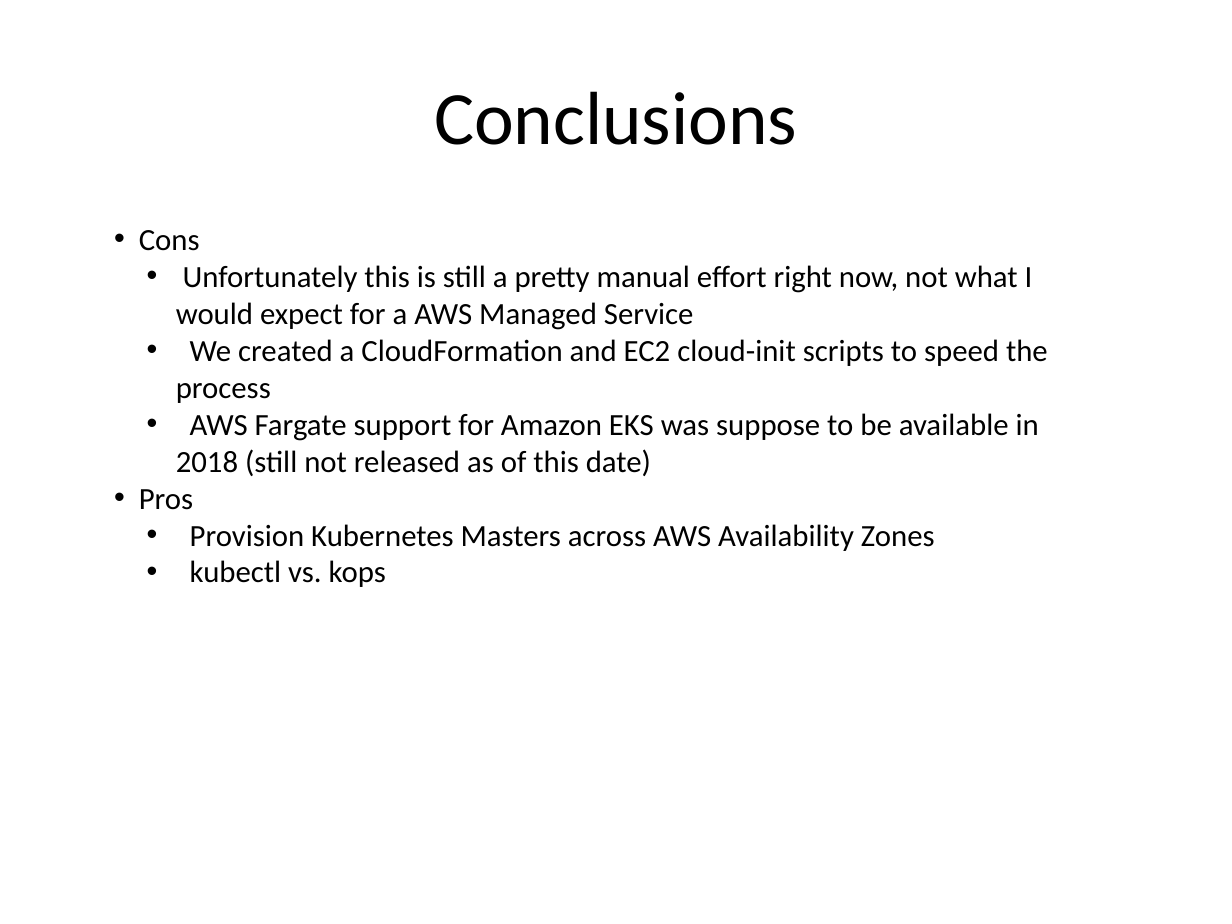
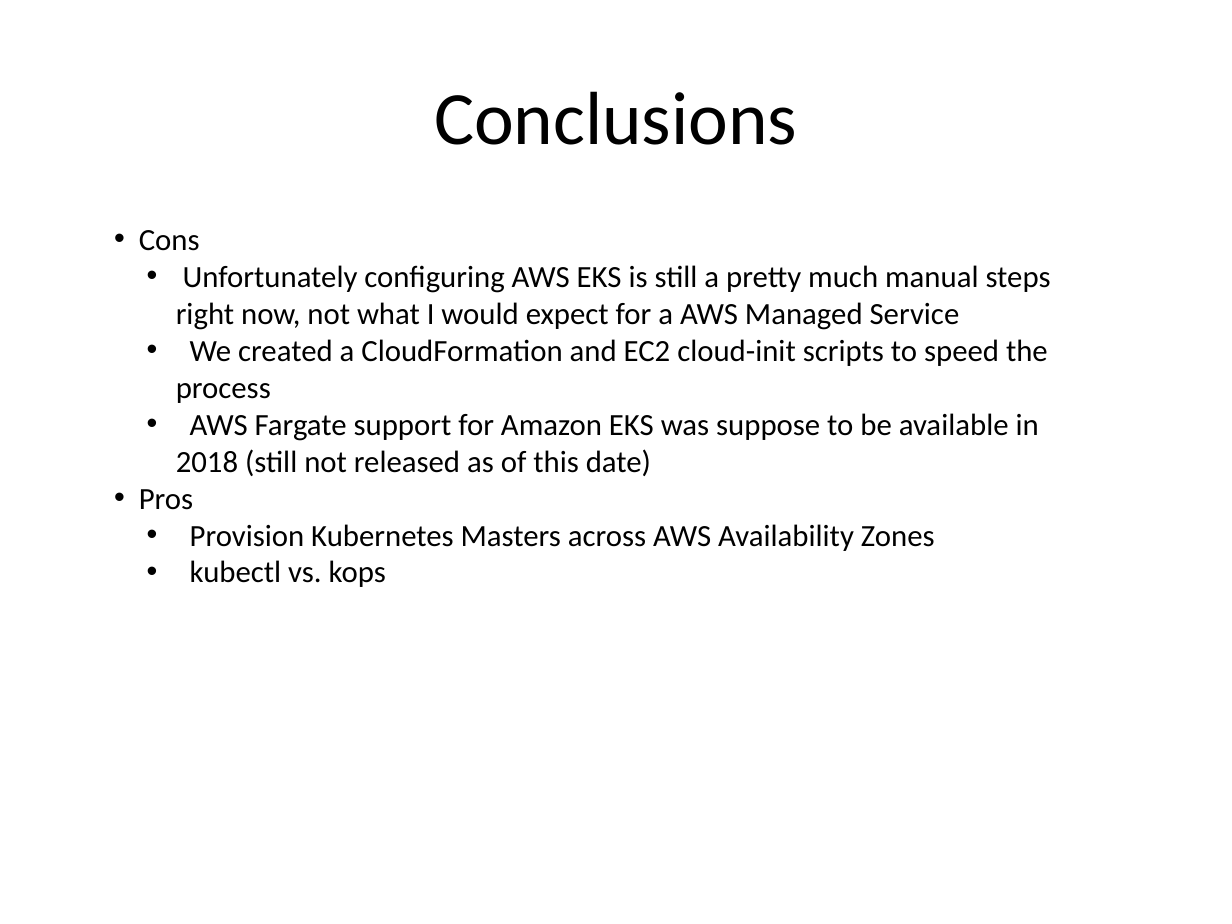
Before and after one commit to kskalvar/aws-eks-cluster-quickstart, a slide deck: slide 10 of slides/AWS-EKS-Cluster-Quickstart.pptx. Drawn at 1232x924 pixels with LibreOffice and Linux fonts; fonts in the diff are those of the drawing; background and template pictures are left out. Boxes give left, top, right and bottom in pixels: in the first picture for what was removed or moved away, otherwise in the second. Text is boxed around its words. In the diff, an @@ line names an element or a change of style, - is before the commit and + after.

```diff
--- a/slides/AWS-EKS-Cluster-Quickstart.pptx
+++ b/slides/AWS-EKS-Cluster-Quickstart.pptx
@@ text at box(176, 265, 1051, 330): text changed @@
-  • Unfortunately this is still a pretty manual effort right now, not what I would expect for a AWS Managed Service
+  • Unfortunately configuring AWS EKS is still a pretty much manual steps right now, not what I would expect for a AWS Managed Service
```
Also in this commit, not shown: 4 other slides changed.
